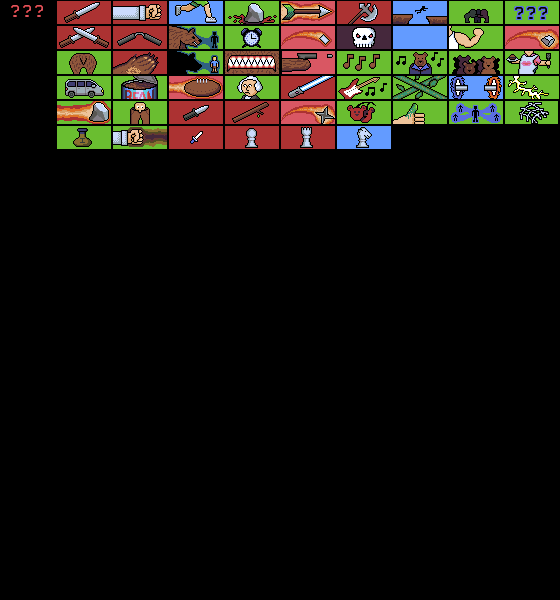
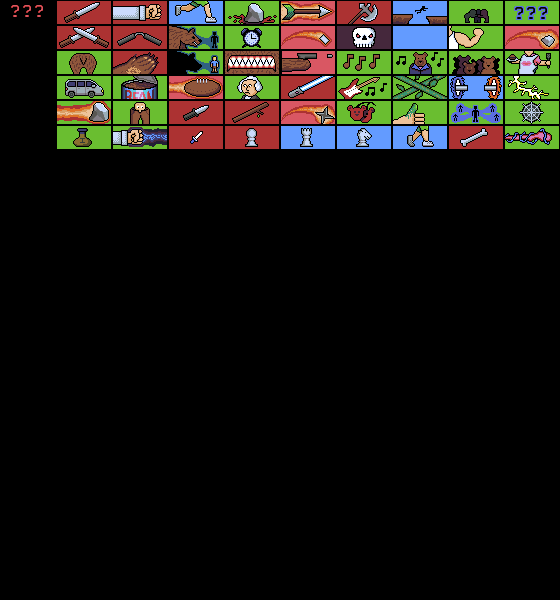
Layer changes from the first 560 x 600 image to the second:
painted on "pix_card_art.png" over <box>128,38,559,149</box>
